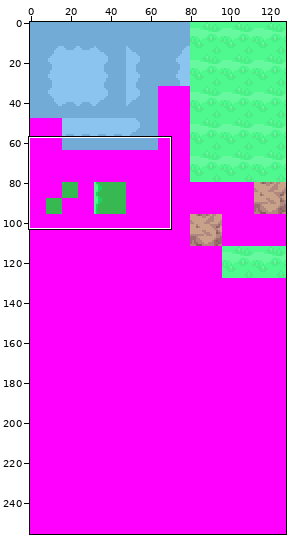
File history of a sprite sheet, tiles/route_204/bottom.png. The first picture is a wide view before the edit; the outline marks the close-up.
Close-up. Old version:
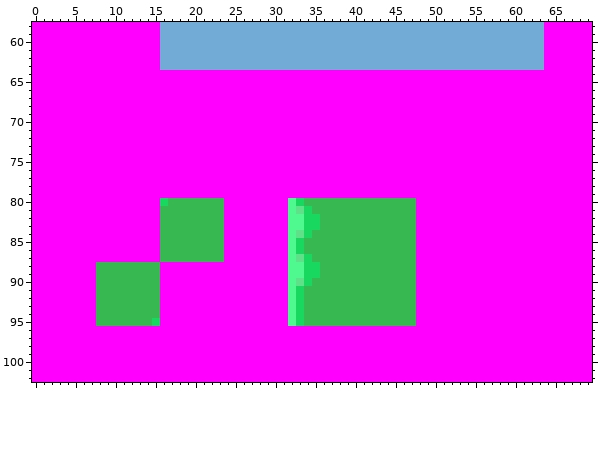
The file is 128x256 pixels. Shown: x 0..69, y 58..102.
After:
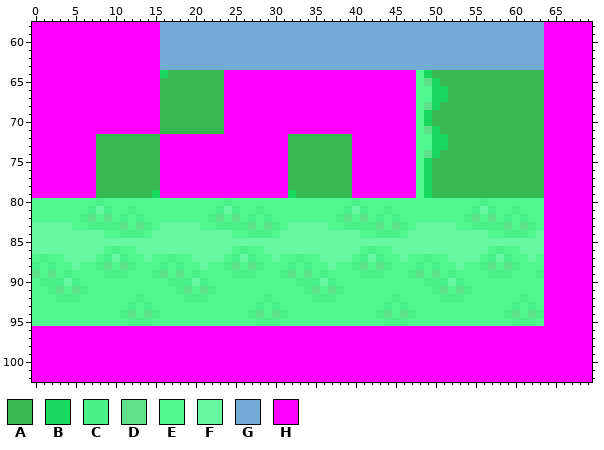
Palette (. is transparent): A #38b850  B #18d860  C #48f088  D #60e088  E #50f890  F #68f8a0  G #72abd5  H #ff00ff
Changes in this commit:
y 64: x 16..23 HHHHHHHH -> BAAAAAAA; x 48..63 HHHHHHHHHHHHHHHH -> EBAAAAAAAAAAAAAA
y 65: x 16..23 HHHHHHHH -> AAAAAAAA; x 48..63 HHHHHHHHHHHHHHHH -> EDBAAAAAAAAAAAAA
y 66..67: x 16..23 HHHHHHHH -> AAAAAAAA; x 48..63 HHHHHHHHHHHHHHHH -> EEBBAAAAAAAAAAAA
y 68: x 16..23 HHHHHHHH -> AAAAAAAA; x 48..63 HHHHHHHHHHHHHHHH -> EDBAAAAAAAAAAAAA
y 69..70: x 16..23 HHHHHHHH -> AAAAAAAA; x 48..63 HHHHHHHHHHHHHHHH -> EBAAAAAAAAAAAAAA
y 71: x 16..23 HHHHHHHH -> AAAAAAAA; x 48..63 HHHHHHHHHHHHHHHH -> EDBAAAAAAAAAAAAA
y 72..73: x 8..15 HHHHHHHH -> AAAAAAAA; x 32..39 HHHHHHHH -> AAAAAAAA; x 48..63 HHHHHHHHHHHHHHHH -> EEBBAAAAAAAAAAAA
y 74: x 8..15 HHHHHHHH -> AAAAAAAA; x 32..39 HHHHHHHH -> AAAAAAAA; x 48..63 HHHHHHHHHHHHHHHH -> EDBAAAAAAAAAAAAA
y 75..78: x 8..15 HHHHHHHH -> AAAAAAAA; x 32..39 HHHHHHHH -> AAAAAAAA; x 48..63 HHHHHHHHHHHHHHHH -> EBAAAAAAAAAAAAAA
y 79: x 8..15 HHHHHHHH -> AAAAAAAB; x 32..39 HHHHHHHH -> BAAAAAAA; x 48..63 HHHHHHHHHHHHHHHH -> EBAAAAAAAAAAAAAA
y 80: x 0..31 HHHHHHHHHHHHHHHHBAAAAAAAHHHHHHHH -> EEEEEEEECEEEEEEEEEEEEEEECEEEEEEE; x 33..63 BAAAAAAAAAAAAAAHHHHHHHHHHHHHHHH -> EEEEEEECEEEEEEEEEEEEEEECEEEEEEE
y 81: x 0..31 HHHHHHHHHHHHHHHHAAAAAAAAHHHHHHHH -> EEEEEEECFCEECEEEEEEEEEECFCEECEEE; x 33..63 DBAAAAAAAAAAAAAHHHHHHHHHHHHHHHH -> EEEEEECFCEECEEEEEEEEEECFCEECEEE
y 82: x 0..31 HHHHHHHHHHHHHHHHAAAAAAAAHHHHHHHH -> EEEEEECDEDECECEEEEEEEECDEDECECEE; x 34..63 BBAAAAAAAAAAAAHHHHHHHHHHHHHHHH -> EEEECDEDECECEEEEEEEECDEDECECEE
y 83: x 0..63 HHHHHHHHHHHHHHHHAAAAAAAAHHHHHHHHEEBBAAAAAAAAAAAAHHHHHHHHHHHHHHHH -> FFFFFEECCCCDEDCEFFFFFEECCCCDEDCEFFFFFEECCCCDEDCEFFFFFEECCCCDEDCE
y 84: x 0..63 HHHHHHHHHHHHHHHHAAAAAAAAHHHHHHHHEDBAAAAAAAAAAAAAHHHHHHHHHHHHHHHH -> FFFFFFFFFEECCCEFFFFFFFFFFEECCCEFFFFFFFFFFEECCCEFFFFFFFFFFEECCCEF
y 85: x 0..63 HHHHHHHHHHHHHHHHAAAAAAAAHHHHHHHHEBAAAAAAAAAAAAAAHHHHHHHHHHHHHHHH -> FFFFFFFFFFFFFFFFFFFFFFFFFFFFFFFFFFFFFFFFFFFFFFFFFFFFFFFFFFFFFFFF
y 86: x 0..63 HHHHHHHHHHHHHHHHAAAAAAAAHHHHHHHHEBAAAAAAAAAAAAAAHHHHHHHHHHHHHHHH -> FFFFFFFFFECEEFFFFFFFFFFFFECEEFFFFFFFFFFFFECEEFFFFFFFFFFFFECEEFFF
y 87: x 0..31 HHHHHHHHHHHHHHHHAAAAAAAAHHHHHHHH -> ECEEFFFFECFCEEFEECEEFFFFECFCEEFE; x 33..63 DBAAAAAAAAAAAAAHHHHHHHHHHHHHHHH -> CEEFFFFECFCEEFEECEEFFFFECFCEEFE
y 88: x 0..32 HHHHHHHHAAAAAAAAHHHHHHHHHHHHHHHHE -> CECEEFEECDEDCEEECECEEFEECDEDCEEEC; x 34..63 BBAAAAAAAAAAAAHHHHHHHHHHHHHHHH -> CEEFEECDEDCEEECECEEFEECDEDCEEE
y 89: x 0..32 HHHHHHHHAAAAAAAAHHHHHHHHHHHHHHHHE -> DEDECEEEECCCEEECDEDECEEEECCCEEECD; x 34..63 BBAAAAAAAAAAAAHHHHHHHHHHHHHHHH -> DECEEEECCCEEECDEDECEEEECCCEEEC
y 90: x 0..31 HHHHHHHHAAAAAAAAHHHHHHHHHHHHHHHH -> ECCCFCEEEEEEEEEEECCCFCEEEEEEEEEE; x 33..63 DBAAAAAAAAAAAAAHHHHHHHHHHHHHHHH -> CCCFCEEEEEEEEEEECCCFCEEEEEEEEEE
y 91: x 0..31 HHHHHHHHAAAAAAAAHHHHHHHHHHHHHHHH -> EECDEDCEEEEEEEEEEECDEDCEEEEEEEEE; x 33..63 BAAAAAAAAAAAAAAHHHHHHHHHHHHHHHH -> ECDEDCEEEEEEEEEEECDEDCEEEEEEEEE
y 92: x 0..31 HHHHHHHHAAAAAAAAHHHHHHHHHHHHHHHH -> EEECCCEEEEEEECEEEEECCCEEEEEEECEE; x 33..63 BAAAAAAAAAAAAAAHHHHHHHHHHHHHHHH -> EECCCEEEEEEECEEEEECCCEEEEEEECEE
y 93: x 0..31 HHHHHHHHAAAAAAAAHHHHHHHHHHHHHHHH -> EEEEEEEEEEEECECEEEEEEEEEEEEECECE; x 33..63 BAAAAAAAAAAAAAAHHHHHHHHHHHHHHHH -> EEEEEEEEEEECECEEEEEEEEEEEEECECE
y 94: x 0..31 HHHHHHHHAAAAAAAAHHHHHHHHHHHHHHHH -> EEEEEEEEEEECDEDCEEEEEEEEEEECDEDC; x 33..63 BAAAAAAAAAAAAAAHHHHHHHHHHHHHHHH -> EEEEEEEEEECDEDCEEEEEEEEEEECDEDC
y 95: x 0..31 HHHHHHHHAAAAAAABHHHHHHHHHHHHHHHH -> EEEEEEEEEEEECCCEEEEEEEEEEEEECCCE; x 33..63 BAAAAAAAAAAAAAAHHHHHHHHHHHHHHHH -> EEEEEEEEEEECCCEEEEEEEEEEEEECCCE
Pixel boxes of the changes (left, top, right, bottom) in both close-ups:
changed: (32, 70, 544, 326)
